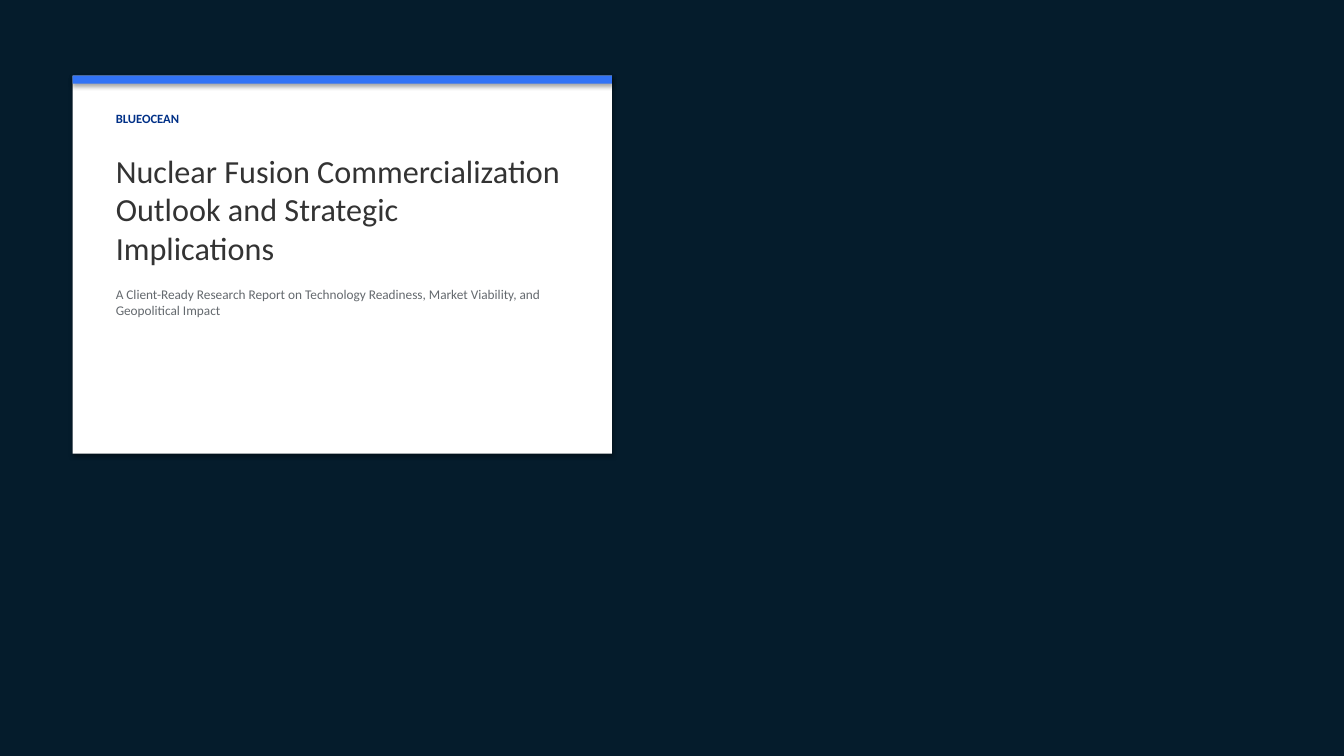
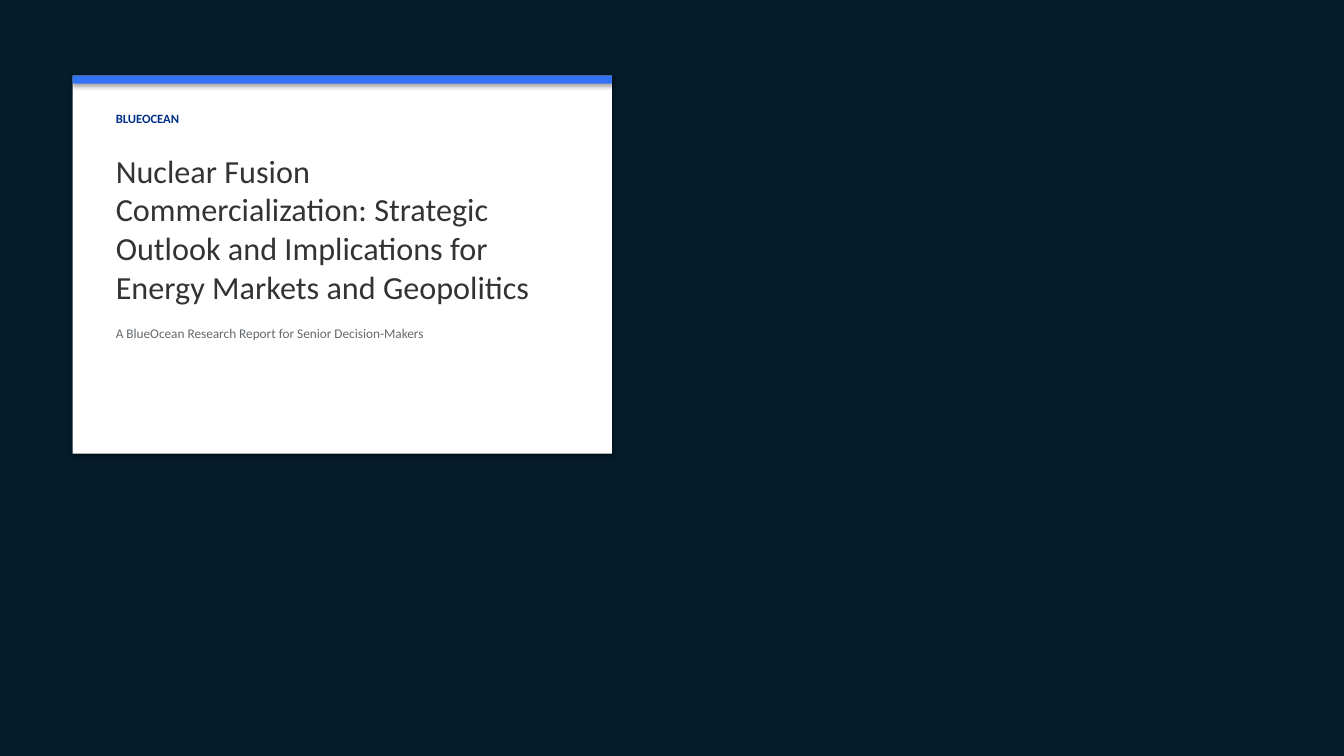
Before and after one commit to yt-feng/gen_rpt, a slide deck: slide 1 of reports/2026-05-14-nuclear-fusion-commercialization-outlook-and-strategic-impli/report.pptx. Drawn at 1344x756 pixels with LibreOffice and Linux fonts; fonts in the diff are those of the drawing; background and template pictures are left out. Boxes give left, top, right and bottom in pixels: in the first picture for what was removed or moved away, otherwise in the second. Text is boxed around its words. In the diff, an @@ line names an element or a change of style, - is before the commit and + after.

```diff
--- a/reports/2026-05-14-nuclear-fusion-commercialization-outlook-and-strategic-impli/report.pptx
+++ b/reports/2026-05-14-nuclear-fusion-commercialization-outlook-and-strategic-impli/report.pptx
@@ text at (116, 160, 529, 340): text changed; size 9.5 to 23 pt; text colour #64696E to #333333 @@
-Nuclear Fusion Commercialization Outlook and Strategic Implications
-A Client-Ready Research Report on Technology Readiness, Market Viability, and Geopolitical Impact
+Nuclear Fusion Commercialization: Strategic Outlook and Implications for Energy Markets and Geopolitics
+A BlueOcean Research Report for Senior Decision-Makers
```
Also in this commit, not shown: 7 other slides changed, 6 slides added, 4 slides removed, 50 other files.
